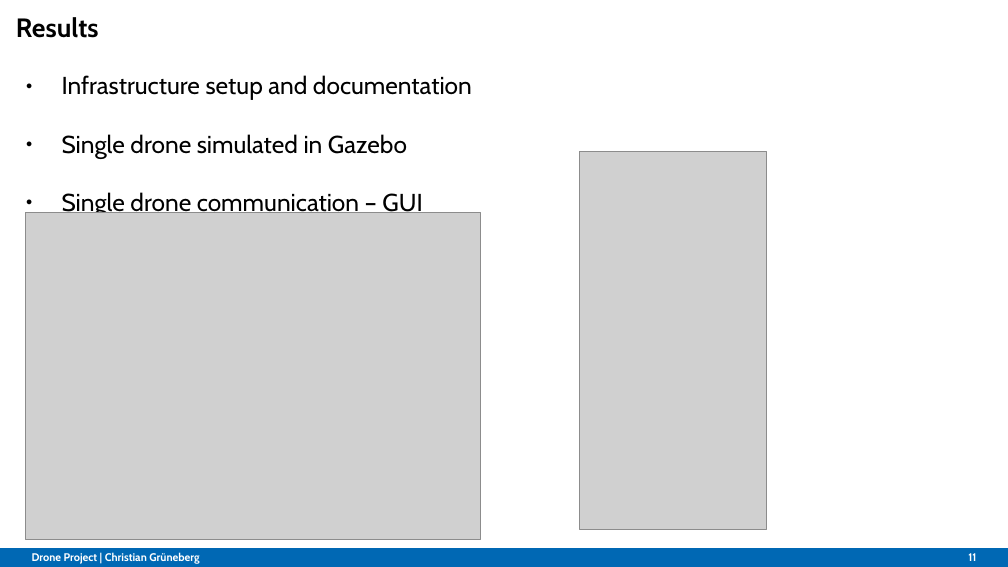
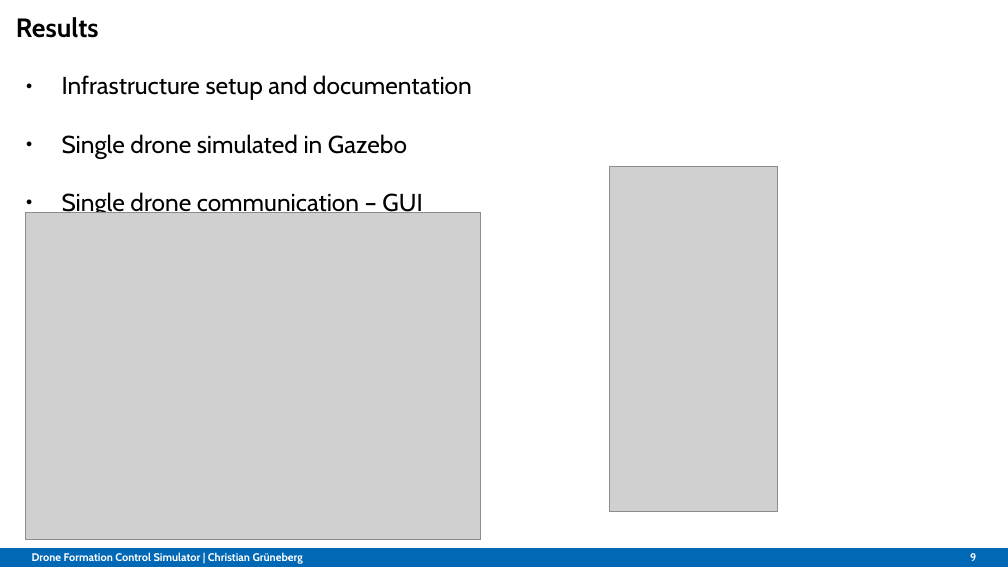
Before and after one commit to Belvin7/Drone_Project_personal-, a slide deck: slide 9 of AMS_Intermediate_Presentation.odp (slide 11 before the commit). Drawn at 1008x567 pixels with LibreOffice and Linux fonts; fonts in the diff are those of the drawing; grey boxes stand for pictures; background and template pictures are left out. Boxes give left, top, right and bottom in pixels: in the first picture for what was removed or moved away, otherwise in the second. Text is boxed around its words. In the diff, an @@ line names an element or a change of style, - is before the commit and + after.

```diff
--- a/AMS_Intermediate_Presentation.odp
+++ b/AMS_Intermediate_Presentation.odp
@@ picture: place and size @@
-picture at bbox=[580, 151, 767, 529]
+picture at bbox=[609, 166, 776, 511]
@@ text at bbox=[32, 552, 303, 564]: text changed @@
-Drone Project | Christian Grüneberg
+Drone Formation Control Simulator | Christian Grüneberg
@@ page number at bbox=[970, 553, 976, 561]: text changed @@
-11
+9
```
Also in this commit, not shown: 10 other slides changed, 1 slide added, 2 slides removed.
